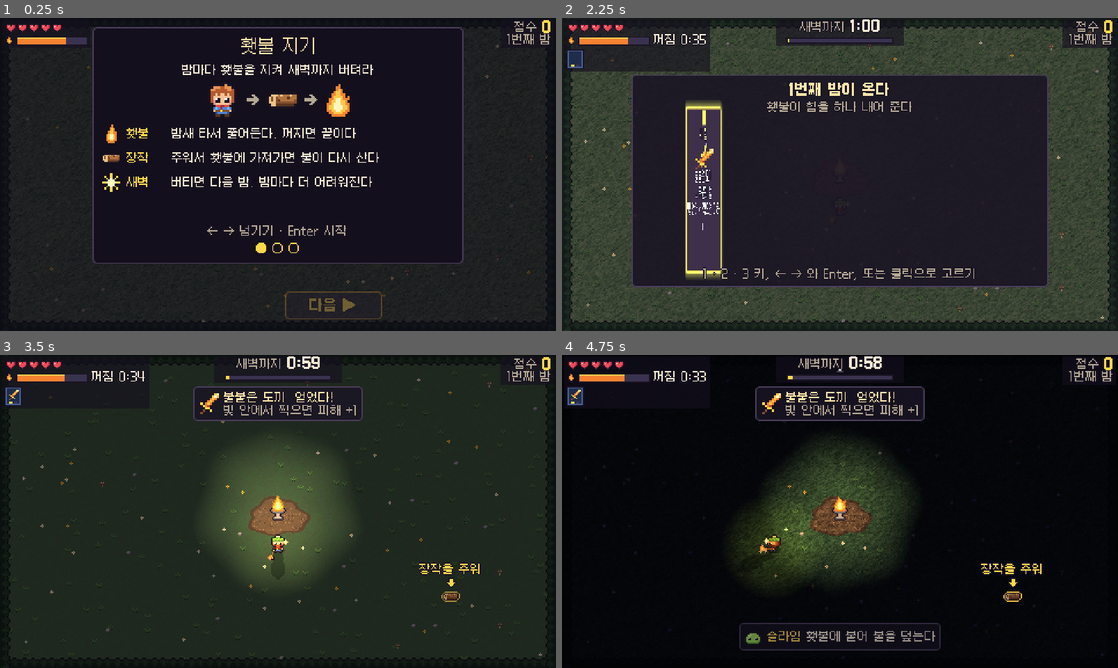
Above: before the commit, frames 1-4 (two rows, left to right).
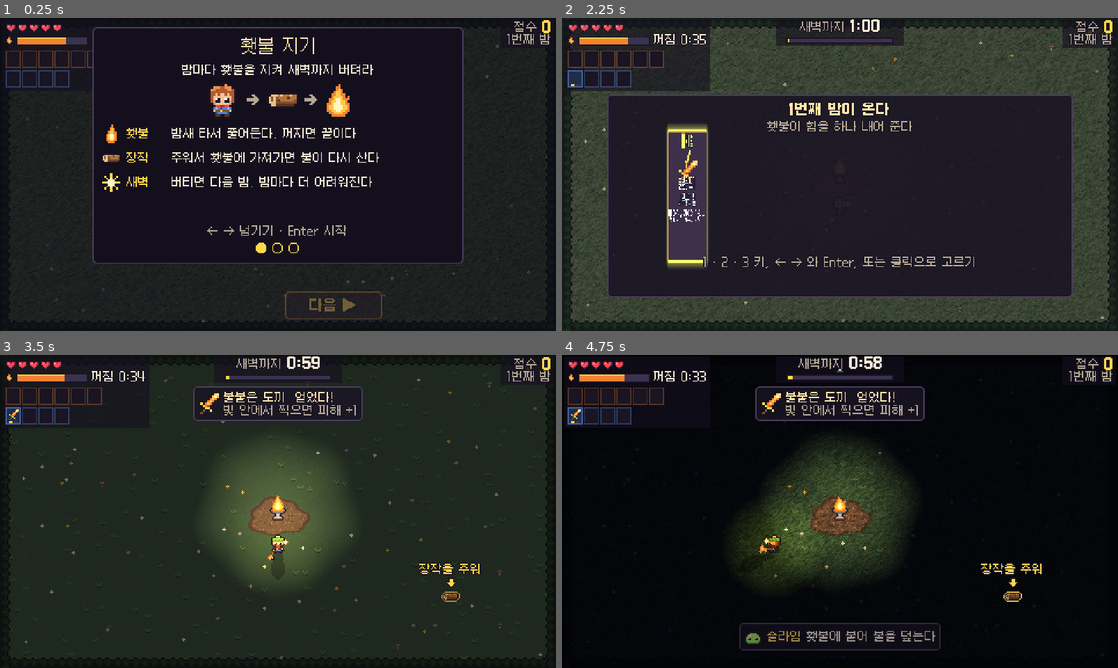
Above: after the commit, the same moments.

Repository: KHWook/2dgame1
Game: Godot game, scene res://src/main.tscn
Two runs of this game, one before a commit and one after it. Both use one fixed random seed, a clock stepped at 60 frames per second and the inputs below.
Inputs (mouse positions are in pixels of both pictures, inside the frame that each line leads up to):
- Up to frame 1 (0.25 s): no input
- Up to frame 2 (2.25 s): tap Enter at 0.5, 0.8 s; move the mouse to (962, 158) at 0.52 s; hold Right 0.53-1.25 s; tap R at 0.6 s; click (962, 158) at 0.67 s; tap Space at 0.77, 1.07, 2 s; drag from (728, 190) to (812, 237) at 1.27 s; move the mouse to (895, 105) at 2.02 s; hold Right from 2.03 s (still down); tap 1 at 2.1 s; click (895, 105) at 2.17 s
- Up to frame 3 (3.5 s): tap 2 at 2.3 s; release Right at 2.75 s; drag from (250, 574) to (111, 464) at 2.77 s
- Up to frame 4 (4.75 s): move the mouse to (1006, 558) at 3.52 s; hold Left 3.53-4.25 s; tap 3 at 3.6 s; click (1006, 558) at 3.67 s; tap Space at 3.77, 3.8, 4.07 s; drag from (673, 464) to (756, 433) at 4.27 s

The runs differ from the first frame. In frame 1, 0.4% of the frame differs, in the area x 1-17%, y 10-23%; in frame 2, 20%, in the area x 1-92%, y 10-90%; in frame 3, 0.6%; in frame 4, 0.9%.

Commit message:
The screen shows the slots, rare cards, fillers and the reroll button
The HUD's two rows are as long as their sides have slots, the empty ones hollow; the pause screen counts them.
A rare card has a violet edge and says so; a filler says it is one. Under the cards is the reroll button (R, or a
click or a tap), which says how many are left and greys when it would do nothing; src/picker.gd says where it is and
when it answers. To fit it above the screen's edge and under the HUD, the cards are as wide as the character cards
and the tag sits beside the key.

Co-Authored-By: Claude Fable 5.2 <noreply@anthropic.com>

Diff:
--- a/src/art/painter.gd
+++ b/src/art/painter.gd
@@ -126,7 +126,8 @@
 const HUD_BLINK_STEPS := 10
 ## The upgrades you hold: each on a tile, one row per side (looks.gd's SIDES: the torch's, then the keeper's), in the
 ## order first taken. A tile's colour says the side; under the icon a pip per level it can reach, the reached ones
-## gold; a tile at its last level gets a gold edge. main.gd's ui names them on the pause and end screens.
+## gold; a tile at its last level gets a gold edge. main.gd's ui names them on the pause and end screens. A row is
+## as long as its side has slots (Config.BUILD.slots), the empty ones drawn hollow, so what room is left shows.
 const HUD_PICKS := Vector2(5.0, 28.0) # the first tile's top-left
 const TILE := Vector2(13.0, 15.0)
 const TILE_STEP := Vector2(14.0, 17.0) # tile to tile along a row, row to row
@@ -138,6 +139,8 @@
 const TILE_EDGE := { "torch": Color("#8a5430"), "keeper": Color("#46619a") }
 const TILE_FULL := "Y" # PALETTE key of a reached pip, and of the edge of a tile at its last level
 const TILE_EMPTY := "K"
+const TILE_EMPTY_EDGE := 0.55 # how solid the edge of an empty slot is
+const TILE_FREE := 3.0 # pixels between a row's last slot and the tiles of upgrades that take no slot
 const TILE_FLASH := 3.0 # pixels the white ring grows out from a tile that just got its upgrade
 ## Logs and berries keep a lit ring the night does not dim (Sprites.rim), stronger in the dark, breathing, with a glint
 ## now and then, so they read on the dark grass; a berry also bobs. Each thing has its own phase, from where it lies.
@@ -510,6 +513,9 @@
 		var fill := Rect2(bar.position, Vector2(ceilf(bar.size.x * share), bar.size.y))
 		c.draw_rect(fill, Sprites.PALETTE["X" if low else "x"])
 		c.draw_rect(Rect2(fill.position, Vector2(fill.size.x, 1.0)), Sprites.PALETTE["x" if low else "F"])
+	for slot in empty_slots(w): # a slot with nothing in it yet: the side's edge, dim, round a dark hollow
+		c.draw_rect(Rect2(slot[0], TILE), Color(TILE_EDGE[slot[1]], TILE_EMPTY_EDGE))
+		c.draw_rect(Rect2(slot[0] + Vector2.ONE, TILE - Vector2(2.0, 2.0)), Sprites.PALETTE["k"])
 	var tiles := tiles(w)
 	for id in tiles:
 		_tile(c, w, id, tiles[id])
@@ -530,16 +536,34 @@
 	return out
 
 
-## Where each held upgrade's tile is: id -> top-left. One row per side, a side with nothing held takes no row.
+## Where each held upgrade's tile is: id -> top-left. One row per side: the upgrades that fill its slots
+## (Config.BUILD.slots) from the left in the order taken, then, past the last slot and TILE_FREE further, those that
+## take none.
 static func tiles(w) -> Dictionary:
 	var out := {}
-	var row := 0
-	for side in Looks.SIDES:
-		var ids := held(w).filter(func(id): return Looks.side(id) == side)
-		for i in ids.size():
-			out[ids[i]] = HUD_PICKS + Vector2(i * TILE_STEP.x, row * TILE_STEP.y)
-		row += 1 if not ids.is_empty() else 0
+	for row in Looks.SIDES.size():
+		var ids := held(w).filter(func(id): return Looks.side(id) == Looks.SIDES[row])
+		var slotted := ids.filter(func(id): return w.takes_slot(id))
+		var free := ids.filter(func(id): return not w.takes_slot(id))
+		for i in slotted.size():
+			out[slotted[i]] = _tile_at(i, row)
+		for i in free.size():
+			out[free[i]] = _tile_at(w.slots(Looks.SIDES[row]) + i, row) + Vector2(TILE_FREE, 0.0)
 	return out
+
+
+## The slots still empty: [top-left, side] each, after the filled ones of its side's row.
+static func empty_slots(w) -> Array:
+	var out := []
+	for row in Looks.SIDES.size():
+		var side: String = Looks.SIDES[row]
+		for i in range(w.slots_used(side), w.slots(side)):
+			out.append([_tile_at(i, row), side])
+	return out
+
+
+static func _tile_at(i: int, row: int) -> Vector2:
+	return HUD_PICKS + Vector2(i * TILE_STEP.x, row * TILE_STEP.y)
 
 
 ## The middle of an upgrade's icon on its tile, where the ui flies a picked card's icon to.
@@ -549,17 +573,14 @@
 
 ## The lowest pixel of the HUD's top-left panel, so a box in the middle can keep clear of it.
 static func hud_bottom(w) -> float:
-	var bottom := fuel_bar(w).end.y
-	for at in tiles(w).values():
-		bottom = maxf(bottom, at.y + TILE.y)
-	return bottom + HUD_PAD
+	return _tile_at(0, Looks.SIDES.size() - 1).y + TILE.y + HUD_PAD
 
 
 ## The right edge of the HUD's top-left panel.
 func hud_right(w) -> float:
 	var right := fuel_bar(w).end.x + (HUD_FUEL_TEXT + fuel_text_width if fuel_text_width > 0.0 else 0.0)
 	right = maxf(right, HUD_HEARTS.x + w.max_hp() * HUD_HEART_STEP - 1.0)
-	for at in tiles(w).values():
+	for at in tiles(w).values() + empty_slots(w).map(func(s): return s[0]):
 		right = maxf(right, at.x + TILE.x)
 	return right + HUD_PAD
 
--- a/src/main.gd
+++ b/src/main.gd
@@ -161,6 +161,7 @@
 	ui.coach.on = bot == null and not records.guide_read() # the first night is coached until the guide has been read once
 	_set_intro(bot == null) # the demo bot starts at once
 	ui.chosen.connect(func(slot: int): pending["pick_%d" % (slot + 1)] = true)
+	ui.rerolled.connect(func(): pending["reroll"] = true)
 	var touch_layer := CanvasLayer.new()
 	touch_layer.layer = ui.layer + 1
 	add_child(touch_layer)
@@ -302,6 +303,11 @@
 		var slot: int = ui.picker.key(k.keycode)
 		if slot >= 0:
 			pending["pick_%d" % (slot + 1)] = true
+		return
+	# While the offer is up, R draws it again (the world counts how often it may); it restarts only from an ending.
+	if k != null and k.pressed and world.phase == "pick" and k.keycode == Picker.REROLL_KEY:
+		if not k.echo and bot == null:
+			pending["reroll"] = true
 		return
 	if k == null or not KEYS.has(k.keycode):
 		return
--- a/src/picker.gd
+++ b/src/picker.gd
@@ -16,6 +16,15 @@
 const NEXT_KEYS := Chooser.NEXT_KEYS
 const BACK_KEYS := Chooser.BACK_KEYS
 
+## The reroll button (the R key's): one under the cards for the mouse and a thumb. It is drawn at reroll_rect() and
+## answers REROLL_PAD past it, once the offer listens (so the tap that drew an offer again is not also the next
+## reroll). It sits in the middle, REROLL_BELOW under the cards' bottom edge with the line of keys between, so a
+## thumb that lands low on a card, or just under one, takes neither.
+const REROLL_KEY := KEY_R
+const REROLL := Vector2(118.0, 16.0)
+const REROLL_BELOW := 14.0
+const REROLL_PAD := 4.0
+
 var open := false
 var cards := 0 # how many cards this offer has
 var focus := 0 # the card in focus, from 0
@@ -25,6 +34,17 @@
 ## Whether this key belongs to the offer while it is up (it then never reaches play as a move or a swing).
 static func hears(keycode: int) -> bool:
 	return TAKE_KEYS.has(keycode) or NEXT_KEYS.has(keycode) or BACK_KEYS.has(keycode)
+
+
+## Where the reroll button is, in the frame its cards are in: across is how wide the row of cards is, bottom their
+## bottom edge.
+static func reroll_rect(across: float, bottom: float) -> Rect2:
+	return Rect2(Vector2(roundf((across - REROLL.x) / 2.0), bottom + REROLL_BELOW), REROLL)
+
+
+## Whether a click or a tap at pos (in that frame) is on the reroll button, while it listens.
+func reroll_at(pos: Vector2, across: float, bottom: float) -> bool:
+	return listening() and reroll_rect(across, bottom).grow(REROLL_PAD).has_point(pos)
 
 
 ## A new offer of n cards: the middle one in focus, deaf for WAIT seconds.
--- a/src/ui.gd
+++ b/src/ui.gd
@@ -21,6 +21,7 @@
 const Picker := preload("res://src/picker.gd")
 
 signal chosen(slot: int) # a card was clicked: main.gd presses that slot's key for the next step
+signal rerolled # the reroll button was clicked: main.gd presses "reroll" for the next step
 
 ## One palette and three sizes for every word. Each word has a dark outline so it reads over grass, light and day.
 ## The words are Galmuri (assets/fonts/, SIL OFL 1.1), a Korean pixel font. A pixel font is crisp only at its own
@@ -34,6 +35,7 @@
 const RED := Color("#ff5a4a") # danger: low fuel, a boss
 const FRESH := Color("#a6e36a") # an upgrade not held yet
 const SIDE_COLOUR := { "torch": Color("#ffb05a"), "keeper": Color("#9cc8ff") }
+const RARE := Color("#c07ee0") # a rare card's edge, badge and word: the bats' violet (PALETTE p), used for nothing else here
 const SMALL := 10 # Galmuri9 is drawn for 10px
 const BIG := 12 # Galmuri11 Bold, 12px: the numbers and headings that should hit hardest
 const HUGE := 15 # Galmuri14, 15px
@@ -59,9 +61,11 @@
 const OMEN_GAP := 6.0 # between the omen's name and the night, in the HUD
 
 ## The offer cards: size, gap, icon enlargement, colours.
-const CARD := Vector2(112.0, 0.0) # as tall as the tallest card's words
+const CARD := Vector2(126.0, 0.0) # as wide as a character's card (src/chooser.gd), as tall as the tallest card's words
 const CARD_GAP := 6.0
 const CARD_ICON := 2.0
+const CARD_TEXT_WIDTH := CARD.x - 8.0
+const CARD_LINES := 4 # the most lines a card's words take (an R1 scene holds it): the tallest offer still clears the HUD
 const CARD_BACK := Color(0.16, 0.12, 0.2, 0.97)
 const CARD_EDGE := Color("#c8862f")
 const CARD_TEXT := Color("#e6dcc6")
@@ -151,6 +155,16 @@
 const CHOOSE_HP := "체력"
 const PICK_KEYS := CHOOSE_KEYS # the offer answers the same keys as the choosing screen (src/picker.gd)
 const PICK_TOUCH := "카드를 눌러 고르기"
+const REROLL_KEYS := "R 다시 뽑기 · %d번 남음"
+const REROLL_TOUCH := "다시 뽑기 · %d번 남음"
+const REROLL_OFF := 0.4 # how solid the reroll button is when it would do nothing
+const TAG_RARE := "희귀 · "
+const TAG_FILLER := "덤"
+const FILLER_SIDE := "지금 한 번, 칸 밖"
+const FREE_SLOT := " · 칸 밖" # after the side of an upgrade that takes no slot
+const SLOTS := "%d / %d칸"
+const NONE_HELD := "아직 없다"
+const SLOT_PIP := Vector2(7.0, 7.0) # a slot on the pause screen
 const AGAIN_KEYS := "R 다시 하기"
 const AGAIN_TOUCH := "눌러서 다시 하기"
 const PAUSE_KEYS := "P / Esc 계속하기 · H 설명 보기"
@@ -223,9 +237,12 @@
 var omen_row: HBoxContainer
 var omen_name: Label
 var omen_text: Label
-var row: Control # the cards, placed by hand so they can move
-var offers: Array = [] # per slot: { card, style, key, tag, icon, name, text, focus }
+var row: Control # the cards, placed by hand so they can move; under them the line of keys and the reroll button
+var offers: Array = [] # per slot: { card, style, key, tag, icon, name, text, focus, edge (its edge's colour at rest) }
 var press: Label
+var reroll: PanelContainer # drawn where it answers: Picker.reroll_rect(), in row
+var reroll_label: Label
+var cards_bottom := 0.0 # the cards' bottom edge in row, which the reroll button is placed from
 var foot: Label
 var held_head: Label
 var held_flow: HFlowContainer
@@ -314,8 +331,12 @@
 	lines.add_child(row)
 	for i in Config.NIGHT.offer_size:
 		offers.append(_card(i))
-	press = _label(lines, SMALL, MUTED, HORIZONTAL_ALIGNMENT_CENTER)
-	foot = _label(lines, BIG, CREAM, HORIZONTAL_ALIGNMENT_CENTER)
+	press = _label(row, SMALL, MUTED, HORIZONTAL_ALIGNMENT_CENTER)
+	reroll = _panel(row, CARD_BACK, 1.0)
+	reroll_label = _label(reroll, SMALL, GOLD, HORIZONTAL_ALIGNMENT_CENTER)
+	reroll_label.vertical_alignment = VERTICAL_ALIGNMENT_CENTER
+	(reroll.get_theme_stylebox("panel") as StyleBoxFlat).border_color = CARD_EDGE
+	foot =_label(lines, BIG, CREAM, HORIZONTAL_ALIGNMENT_CENTER)
 	held_head = _label(lines, SMALL, MUTED, HORIZONTAL_ALIGNMENT_CENTER)
 	held_head.text = "고른 힘"
 	held_flow = HFlowContainer.new()
@@ -426,6 +447,12 @@
 			var icon: TextureRect = offers[slot].icon
 			fly_from = icon.get_global_rect().get_center()
 		last_picks = w.picks.size()
+	for ev in w.events: # a filler joins no build and flies to no tile: its card plays out and the line names it
+		if ev.kind == "took" and Config.FILLERS.has(ev.id):
+			taken = last_offer.find(ev.id)
+			take_age = 0.0
+			told_age = 0.0
+			_fill_told(w, ev.id)
 	if w.score > shown_score:
 		gain = (gain if gain_age >= 0.0 and gain_age < GAIN_TIME * 0.6 else 0) + w.score - shown_score
 		gain_age = 0.0
@@ -565,7 +592,7 @@
 	var picking: bool = w.phase == "pick"
 	var ended: bool = ENDINGS.has(w.phase)
 	if picking:
-		var key := ",".join(w.offer) + "/%d/%d/%s" % [w.picks.size(), w.night, w.character]
+		var key := ",".join(w.offer) + "/%d/%d/%s/%d" % [w.picks.size(), w.night, w.character, w.rerolls]
 		if key != offer_key:
 			offer_key = key
 			deal = 0.0
@@ -587,7 +614,11 @@
 		return
 	heading.visible = true
 	row.visible = cards_on and not ended
-	press.visible = row.visible
+	reroll.visible = picking
+	if picking: # greyed when a reroll would do nothing: none left, or no other card to draw
+		reroll_label.text = (REROLL_TOUCH if touch else REROLL_KEYS) % w.rerolls
+		reroll_label.add_theme_color_override("font_color", GOLD if w.can_reroll() else MUTED)
+		reroll.modulate.a = 1.0 if w.can_reroll() else REROLL_OFF
 	for n in [foot, held_head, held_flow, board, again, end_seed]:
 		n.visible = ended
 	if ended:
@@ -614,6 +645,7 @@
 	box.self_modulate.a = fade
 	for n in [heading, subheading, omen_row, press]:
 		n.modulate.a = fade
+	reroll.modulate.a *= fade
 	if row.visible:
 		_cards(w, delta)
 	box.reset_size()
@@ -663,11 +695,11 @@
 		card.scale = size
 		card.modulate = tint
 		var style: StyleBoxFlat = o.style
-		style.border_color = CARD_EDGE.lerp(GOLD, f)
+		style.border_color = o.edge.lerp(GOLD, f)
 		style.set_border_width_all(2 if f > 0.5 else 1)
 		style.shadow_color = Color(GOLD, 0.45 * f)
 		style.shadow_size = int(round(5.0 * f))
-		o.key_style.bg_color = CARD_EDGE.lerp(GOLD, f)
+		o.key_style.bg_color = o.edge.lerp(GOLD, f)
 
 
 ## The card slot under the mouse (or under at, a point on the screen, such as where a click or a tap landed), or -1.
@@ -699,6 +731,8 @@
 	var i := _hovered(shown, b.position) # a tap moves no mouse, so where it landed is the event's own place
 	if i >= 0:
 		chosen.emit(i)
+	elif bot_slot == 0 and reroll.is_visible_in_tree() and picker.reroll_at(row.get_global_transform_with_canvas().affine_inverse() * b.position, row.custom_minimum_size.x, cards_bottom):
+		rerolled.emit()
 
 
 ## Puts this offer's words on its cards, makes them all as tall as the tallest, and lays them out.
@@ -713,18 +747,27 @@
 			continue
 		shown += 1
 		var id: String = w.offer[i]
-		var next: int = w.level(id) + 1
-		var u: Dictionary = World.upgrade(id, next, w.character)
+		var filler: bool = Config.FILLERS.has(id)
+		var next: int = 1 if filler else w.level(id) + 1
+		var u: Dictionary = Config.FILLERS[id] if filler else World.upgrade(id, next, w.character)
 		var icon: Texture2D = painter.icon(id, true, w.character)
 		o.icon.texture = icon
 		o.icon.custom_minimum_size = icon.get_size() * CARD_ICON
 		o.name.text = u.name + (LEVEL % next if next > 1 else "")
-		var most := World.max_level(id)
-		o.tag.text = "새 힘" if next == 1 else ("%d단계 · 마지막" % next if next >= most else "%d단계 · 최대 %d" % [next, most])
-		o.tag.add_theme_color_override("font_color", FRESH if next == 1 else GOLD)
-		o.side.text = Looks.side_name(Looks.side(id), w.character)
-		o.side.add_theme_color_override("font_color", SIDE_COLOUR[Looks.side(id)])
-		o.text.text = _wrap(o.text, u.text, CARD.x - 8.0)
+		var rare: bool = u.get("rare", false)
+		o.edge = RARE if rare else CARD_EDGE
+		if filler:
+			o.tag.text = TAG_FILLER
+			o.tag.add_theme_color_override("font_color", MUTED)
+			o.side.text = FILLER_SIDE
+			o.side.add_theme_color_override("font_color", MUTED)
+		else:
+			var most := World.max_level(id)
+			o.tag.text = (TAG_RARE if rare else "") + ("새 힘" if next == 1 else ("%d단계 · 마지막" % next if next >= most else "%d단계 · 최대 %d" % [next, most]))
+			o.tag.add_theme_color_override("font_color", RARE if rare else FRESH if next == 1 else GOLD)
+			o.side.text = Looks.side_name(Looks.side(id), w.character) + ("" if World.takes_slot(id) else FREE_SLOT)
+			o.side.add_theme_color_override("font_color", SIDE_COLOUR[Looks.side(id)])
+		o.text.text = _wrap(o.text, u.text, CARD_TEXT_WIDTH)
 		o.card.custom_minimum_size = CARD
 		o.card.size = Vector2.ZERO
 	var tall := 0.0
@@ -733,7 +776,13 @@
 			tall = maxf(tall, o.card.get_combined_minimum_size().y)
 	var width := shown * CARD.x + (shown - 1) * CARD_GAP
 	var full := offers.size() * CARD.x + (offers.size() - 1) * CARD_GAP
-	row.custom_minimum_size = Vector2(full, tall + FOCUS_LIFT + 2.0)
+	cards_bottom = FOCUS_LIFT + 1.0 + tall
+	var button := Picker.reroll_rect(full, cards_bottom)
+	row.custom_minimum_size = Vector2(full, button.end.y + 1.0)
+	press.position = Vector2(0.0, cards_bottom + 1.0)
+	press.size = Vector2(full, button.position.y - cards_bottom - 2.0)
+	reroll.position = button.position
+	reroll.size = button.size
 	for i in shown:
 		var o: Dictionary = offers[i]
 		o.card.custom_minimum_size = Vector2(CARD.x, tall)
@@ -757,7 +806,9 @@
 	var stack := VBoxContainer.new()
 	stack.add_theme_constant_override("separation", 1)
 	card.add_child(stack)
-	var badge_row := CenterContainer.new()
+	var badge_row := HBoxContainer.new() # the key and the tag share a line: the box has the reroll button to fit too
+	badge_row.alignment = BoxContainer.ALIGNMENT_CENTER
+	badge_row.add_theme_constant_override("separation", 4)
 	stack.add_child(badge_row)
 	var key := _label(badge_row, SMALL, INK, HORIZONTAL_ALIGNMENT_CENTER)
 	key.remove_theme_constant_override("outline_size")
@@ -768,7 +819,7 @@
 	key_style.content_margin_left = 4.0
 	key_style.content_margin_right = 4.0
 	key.add_theme_stylebox_override("normal", key_style)
-	var tag := _label(stack, SMALL, FRESH, HORIZONTAL_ALIGNMENT_CENTER)
+	var tag := _label(badge_row, SMALL, FRESH, HORIZONTAL_ALIGNMENT_CENTER)
 	var icon := TextureRect.new()
 	icon.expand_mode = TextureRect.EXPAND_IGNORE_SIZE
 	icon.stretch_mode = TextureRect.STRETCH_KEEP_ASPECT_CENTERED
@@ -778,7 +829,7 @@
 	var text := _label(stack, SMALL, CARD_TEXT, HORIZONTAL_ALIGNMENT_CENTER)
 	text.remove_theme_constant_override("outline_size")
 	return { "card": card, "style": style, "key": key, "key_style": key_style, "tag": tag, "icon": icon, "name": name,
-		"side": side, "text": text, "focus": 0.0, "base": Vector2.ZERO }
+		"side": side, "text": text, "focus": 0.0, "base": Vector2.ZERO, "edge": CARD_EDGE }
 
 
 ## The end: how it ended, the night and score and where it landed, the upgrades held by name, the best runs, and in
@@ -868,21 +919,29 @@
 		_pause_rows(w, per_side, false)
 
 
+## A column per side: its name, a pip per slot (Config.BUILD.slots; the filled ones in the side's colour) and how
+## many are filled, then what it holds.
 func _pause_rows(w, per_side: Dictionary, words: bool) -> void:
-	if per_side.values().all(func(a): return a.is_empty()):
-		var none := _label(pause_columns, SMALL, MUTED, HORIZONTAL_ALIGNMENT_CENTER)
-		none.size_flags_horizontal = Control.SIZE_EXPAND_FILL
-		none.text = "아직 고른 힘이 없다"
-		return
 	for side in Looks.SIDES:
-		if per_side[side].is_empty():
-			continue
 		var column := VBoxContainer.new()
 		column.custom_minimum_size = Vector2(PAUSE_COLUMN, 0.0)
 		column.add_theme_constant_override("separation", 3)
 		pause_columns.add_child(column)
-		var head := _label(column, SMALL, SIDE_COLOUR[side])
-		head.text = Looks.side_name(side, w.character)
+		var head := HBoxContainer.new()
+		head.add_theme_constant_override("separation", 2)
+		column.add_child(head)
+		var head_name := _label(head, SMALL, SIDE_COLOUR[side])
+		head_name.text = Looks.side_name(side, w.character) + " "
+		for n in w.slots(side):
+			var pip := ColorRect.new()
+			pip.custom_minimum_size = SLOT_PIP
+			pip.size_flags_vertical = Control.SIZE_SHRINK_CENTER
+			pip.color = SIDE_COLOUR[side] if n < w.slots_used(side) else CHOOSE_PIP_OFF
+			pip.mouse_filter = Control.MOUSE_FILTER_IGNORE
+			head.add_child(pip)
+		_label(head, SMALL, MUTED).text = " " + SLOTS % [w.slots_used(side), w.slots(side)]
+		if per_side[side].is_empty():
+			_label(column, SMALL, MUTED).text = NONE_HELD
 		for id in per_side[side]:
 			column.add_child(_held_item(w, id, words))
 
@@ -922,11 +981,12 @@
 
 
 func _fill_told(w, id: String) -> void:
-	var level: int = w.level(id)
-	var u: Dictionary = World.upgrade(id, level, w.character)
+	var filler: bool = Config.FILLERS.has(id)
+	var level: int = 1 if filler else w.level(id)
+	var u: Dictionary = Config.FILLERS[id] if filler else World.upgrade(id, level, w.character)
 	told_icon.texture = painter.icon(id, true, w.character)
 	told_icon.custom_minimum_size = told_icon.texture.get_size() * CARD_ICON
-	told_name.text = u.name + (LEVEL % level if level > 1 else "") + ("  얻었다!" if level == 1 else "  강해졌다!")
+	told_name.text = u.name + (LEVEL % level if level > 1 else "") + ("  받았다!" if filler else "  얻었다!" if level == 1 else "  강해졌다!")
 	told_text.text = u.text
 
 
@@ -1037,7 +1097,11 @@
 ## The words broken into lines at spaces only, each no wider than width in label's font. The label's own autowrap
 ## would also break inside a Korean word.
 func _wrap(label: Label, words: String, width: float) -> String:
-	var font := label.get_theme_font("font")
+	return wrapped(label.get_theme_font("font"), words, width)
+
+
+## words in font at size SMALL, broken as _wrap breaks them.
+static func wrapped(font: Font, words: String, width: float) -> String:
 	var lines: Array = []
 	for word in words.split(" "):
 		var longer: String = word if lines.is_empty() else lines[-1] + " " + word
